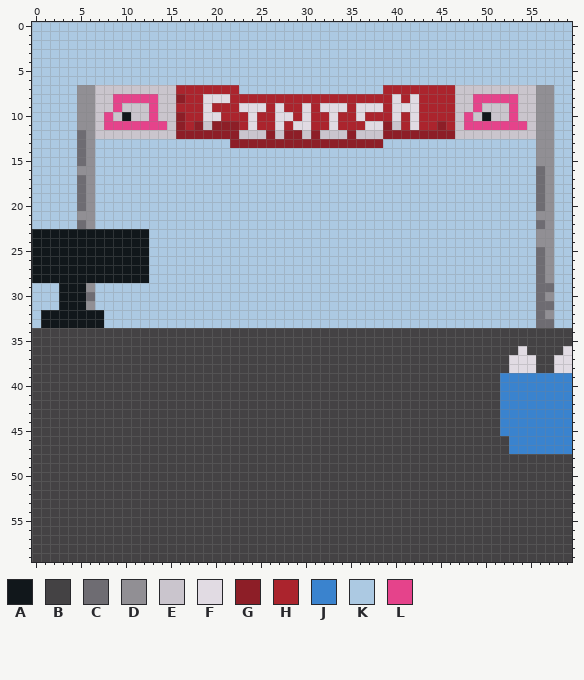
One commit to this pixel-art sprite: demo/sarah/resources/images/race.png. This is how it looked before the edit.
The file is 60x60 pixels. Colours within 5 levels of each other are drawn and written as one.
Palette (. is transparent): A #11171b  B #444244  C #6e6c72  D #918f94  E #cac5cd  F #e1dbe3  G #8d1e27  H #ab242d  J #3a83ce  K #acc9e2  L #e5438b
And afterwards:
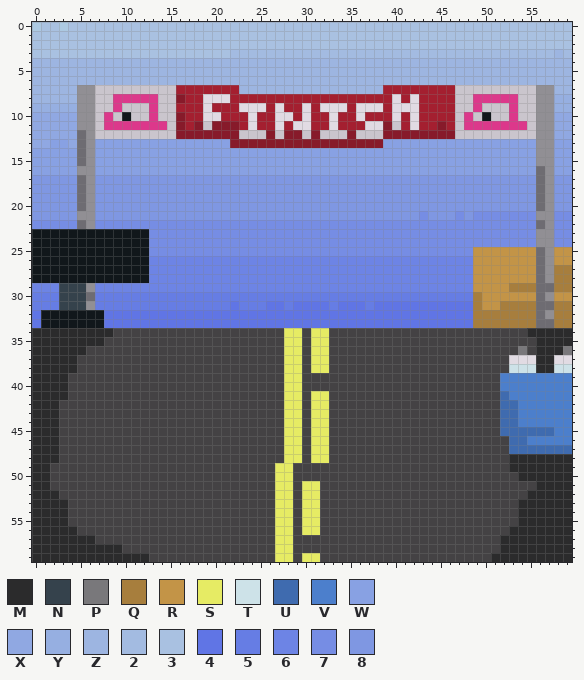
Colours new in this view: M #2b2b2c  N #35424c  P #79787b  Q #a77e3d  R #c39447  S #e6eb64  T #cde2e8  U #3f6baf  V #4c7fcc  W #88a1e3  X #90a8e2  Y #96afe1  Z #9db5e1  2 #a3bbe1  3 #a9c1e1  4 #6075e5  5 #667de4  6 #6d84e5  7 #768de4  8 #7f97e2
The exact change:
colour G: #8d1e27 -> #871a2a
colour H: #ab242d -> #a41f30
colour L: #e5438b -> #dc388b
y 0: x 1..2 KK -> 33; x 4..59 KKKKKKKKKKKKKKKKKKKKKKKKKKKKKKKKKKKKKKKKKKKKKKKKKKKKKKKK -> 33333333333333333333333333333333333333333333333333333333
y 1..2: x 0..59 KKKKKKKKKKKKKKKKKKKKKKKKKKKKKKKKKKKKKKKKKKKKKKKKKKKKKKKKKKKK -> 333333333333333333333333333333333333333333333333333333333333
y 3: x 0..59 KKKKKKKKKKKKKKKKKKKKKKKKKKKKKKKKKKKKKKKKKKKKKKKKKKKKKKKKKKKK -> 3333333333333333333333222222222222222222222222222222222222Z2
y 4..6: x 0..59 KKKKKKKKKKKKKKKKKKKKKKKKKKKKKKKKKKKKKKKKKKKKKKKKKKKKKKKKKKKK -> ZZZZZZZZZZZZZZZZZZZZZZZZZZZZZZZZZZZZZZZZZZZZZZZZZZZZZZZZZZZZ
y 7: x 0..4 KKKKK -> ZZZZZ; x 23..38 KKKKKKKKKKKKKKKK -> ZZZZZZZZZZZZZZZZ; x 58..59 KK -> ZZ
y 8: x 0..4 KKKKK -> ZZZZZ; x 58..59 KK -> YY
y 9: x 0..4 KKKKK -> YYYYY; x 58..59 KK -> YY
y 10..12: x 0..4 KKKKK -> XXXXX; x 58..59 KK -> XX
y 13: x 0..4 KKKKK -> XXWWX; x 7..21 KKKKKKKKKKKKKKK -> WWWWWWWWWWWWWWW; x 39..55 KKKKKKKKKKKKKKKKK -> WWWWWWWWWWWWWWWWW; x 58..59 KK -> WW
y 14..16: x 0..4 KKKKK -> WWWWW; x 7..55 KKKKKKKKKKKKKKKKKKKKKKKKKKKKKKKKKKKKKKKKKKKKKKKKK -> WWWWWWWWWWWWWWWWWWWWWWWWWWWWWWWWWWWWWWWWWWWWWWWWW; x 58..59 KK -> WW
y 17..20: x 0..4 KKKKK -> 88888; x 7..55 KKKKKKKKKKKKKKKKKKKKKKKKKKKKKKKKKKKKKKKKKKKKKKKKK -> 8888888888888888888888888888888888888888888888888; x 58..59 KK -> 88
y 21: x 0..4 KKKKK -> 88888; x 7..55 KKKKKKKKKKKKKKKKKKKKKKKKKKKKKKKKKKKKKKKKKKKKKKKKK -> 8888888888888888888888888888888888887888787777777; x 58..59 KK -> 77
y 22: x 0..4 KKKKK -> 77777; x 7..55 KKKKKKKKKKKKKKKKKKKKKKKKKKKKKKKKKKKKKKKKKKKKKKKKK -> 7777777777777777777777777777777777777777777777777; x 58..59 KK -> 77
y 23..24: x 13..55 KKKKKKKKKKKKKKKKKKKKKKKKKKKKKKKKKKKKKKKKKKK -> 7777777777777777777777777777777777777777777; x 58..59 KK -> 77
y 25: x 13..55 KKKKKKKKKKKKKKKKKKKKKKKKKKKKKKKKKKKKKKKKKKK -> 777777777777777777777777777777777777RRRRRRR; x 58..59 KK -> RR
y 26: x 13..55 KKKKKKKKKKKKKKKKKKKKKKKKKKKKKKKKKKKKKKKKKKK -> 666666666666666666666666666666666666RRRRRRR; x 58..59 KK -> RR
y 27..28: x 13..55 KKKKKKKKKKKKKKKKKKKKKKKKKKKKKKKKKKKKKKKKKKK -> 666666666666666666666666666666666666RRRRRRR; x 58..59 KK -> QQ
y 29: x 0..5 KKKAAA -> 666NNN; x 7..55 KKKKKKKKKKKKKKKKKKKKKKKKKKKKKKKKKKKKKKKKKKKKKKKKK -> 666666666666666666666666666666666666666666RRRRQQQ; x 58..59 KK -> QQ
y 30: x 0..5 KKKAAA -> 555NNN; x 7..55 KKKKKKKKKKKKKKKKKKKKKKKKKKKKKKKKKKKKKKKKKKKKKKKKK -> 555555555555555555555555555555555555555555QRRRRRR; x 58..59 KK -> RR
y 31: x 0..5 KKKAAA -> 555NNN; x 7..55 KKKKKKKKKKKKKKKKKKKKKKKKKKKKKKKKKKKKKKKKKKKKKKKKK -> 555555555555555455544544445444544444444444QRRQQQQ; x 58..59 KK -> QQ
y 32..33: x 0 K -> 4; x 8..55 KKKKKKKKKKKKKKKKKKKKKKKKKKKKKKKKKKKKKKKKKKKKKKKK -> 44444444444444444444444444444444444444444QQQQQQQ; x 58..59 KK -> QQ
y 34: x 0..8 BBBBBBBBB -> MMMMMMMMM; x 28..29 BB -> SS; x 31..32 BB -> SS; x 55..59 BBBBB -> MMMMM
y 35: x 0..7 BBBBBBBB -> MMMMMMMM; x 28..29 BB -> SS; x 31..32 BB -> SS; x 56..59 BBBB -> MMMM
y 36: x 0..5 BBBBBB -> MMMMMM; x 28..29 BB -> SS; x 31..32 BB -> SS; x 54 F -> P; x 56..59 BBBF -> MMMP
y 37: x 0..4 BBBBB -> MMMMM; x 28..29 BB -> SS; x 31..32 BB -> SS; x 56..57 BB -> MM
y 38: x 0..4 BBBBB -> MMMMM; x 28..29 BB -> SS; x 31..32 BB -> SS; x 53..59 FFFBBFF -> TTTMMTT
y 39..40: x 0..3 BBBB -> MMMM; x 28..29 BB -> SS; x 52..59 JJJJJJJJ -> VVVVVVVV
y 41: x 0..3 BBBB -> MMMM; x 28..29 BB -> SS; x 31..32 BB -> SS; x 52..59 JJJJJJJJ -> UVVVVVVV
y 42..44: x 0..2 BBB -> MMM; x 28..29 BB -> SS; x 31..32 BB -> SS; x 52..59 JJJJJJJJ -> UUVVVVVV
y 45: x 0..2 BBB -> MMM; x 28..29 BB -> SS; x 31..32 BB -> SS; x 52..59 JJJJJJJJ -> UUUUUUVV
y 46: x 0..2 BBB -> MMM; x 28..29 BB -> SS; x 31..32 BB -> SS; x 53..59 JJJJJJJ -> UUVVVVV
y 47: x 0..2 BBB -> MMM; x 28..29 BB -> SS; x 31..32 BB -> SS; x 53..59 JJJJJJJ -> UUUUUUU
y 48: x 0..2 BBB -> MMM; x 28..29 BB -> SS; x 31..32 BB -> SS; x 53..59 BBBBBBB -> MMMMMMM
y 49: x 0..1 BB -> MM; x 27..28 BB -> SS; x 53..59 BBBBBBB -> MMMMMMM
y 50: x 0..1 BB -> MM; x 27..28 BB -> SS; x 54..59 BBBBBB -> MMMMMM
y 51: x 0..1 BB -> MM; x 27..28 BB -> SS; x 30..31 BB -> SS; x 56..59 BBBB -> MMMM
y 52: x 0..2 BBB -> MMM; x 27..28 BB -> SS; x 30..31 BB -> SS; x 55..59 BBBBB -> MMMMM
y 53..55: x 0..3 BBBB -> MMMM; x 27..28 BB -> SS; x 30..31 BB -> SS; x 54..59 BBBBBB -> MMMMMM
y 56: x 0..4 BBBBB -> MMMMM; x 27..28 BB -> SS; x 30..31 BB -> SS; x 53..59 BBBBBBB -> MMMMMMM
y 57: x 0..6 BBBBBBB -> MMMMMMM; x 27..28 BB -> SS; x 52..59 BBBBBBBB -> MMMMMMMM
y 58: x 0..9 BBBBBBBBBB -> MMMMMMMMMM; x 27..28 BB -> SS; x 52..59 BBBBBBBB -> MMMMMMMM
y 59: x 0..12 BBBBBBBBBBBBB -> MMMMMMMMMMMMM; x 27..28 BB -> SS; x 30..31 BB -> SS; x 51..59 BBBBBBBBB -> MMMMMMMMM
